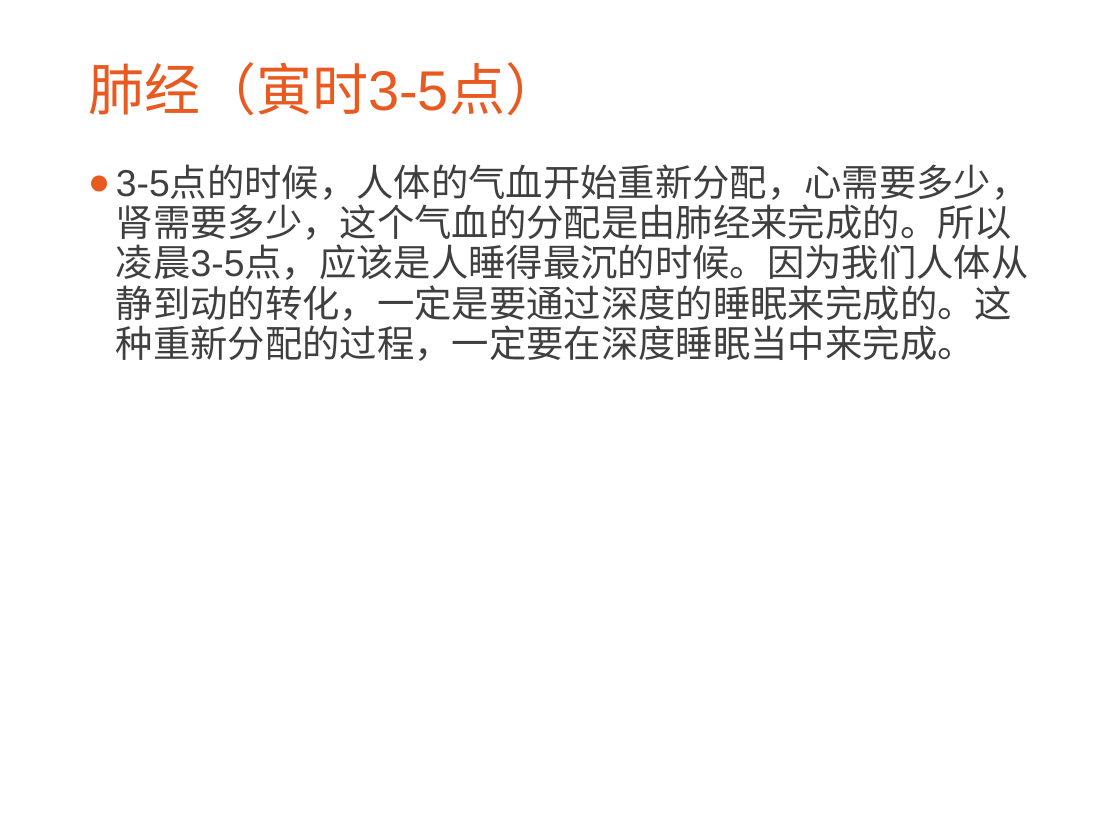
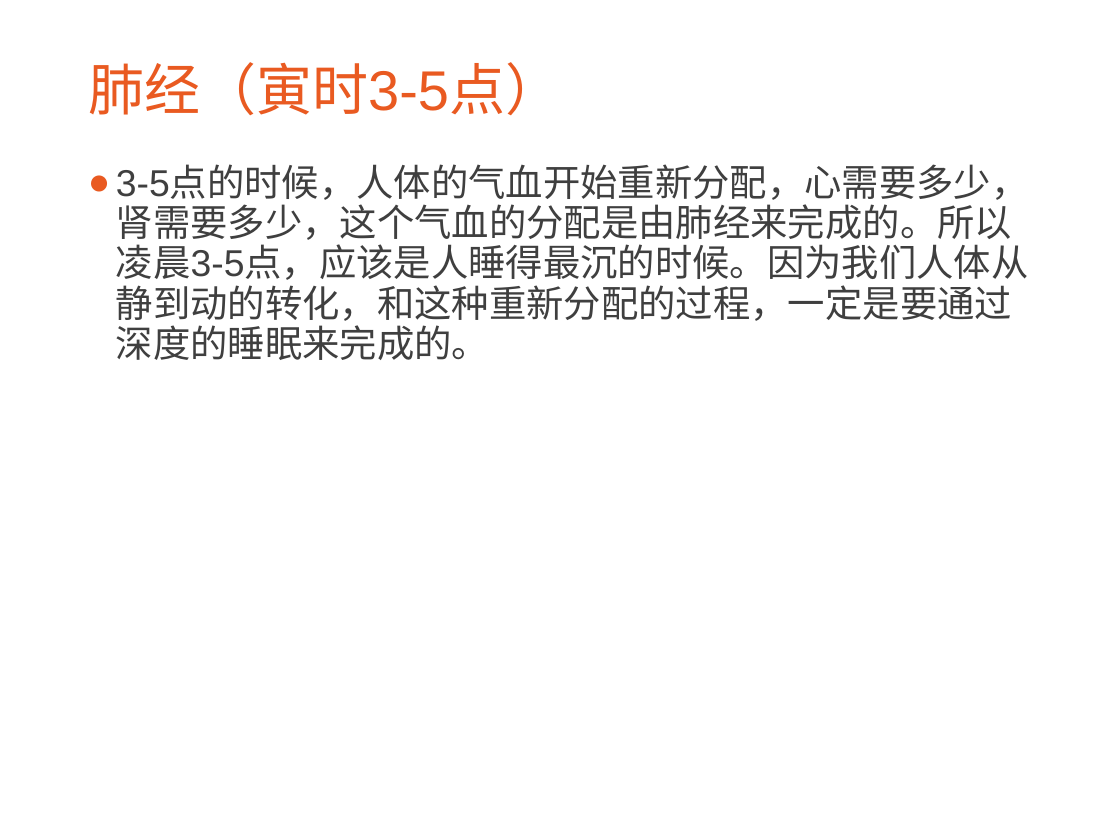
Before and after one commit to CatMan1994/file, a slide deck: slide 6 of 中医与养生分享会/中医与养生.ppt. Drawn at 1120x840 pixels with LibreOffice and Linux fonts; fonts in the diff are those of the drawing; background and template pictures are left out. Boxes give left, top, right and bottom in pixels: in the first picture for what was removed or moved away, otherwise in the second. Text is boxed around its words. In the diff, an @@ line names an element or a change of style, - is before the commit and + after.

```diff
--- a/中医与养生分享会/中医与养生.ppt
+++ b/中医与养生分享会/中医与养生.ppt
@@ text at (116, 166, 1029, 360): text changed @@
-● 3-5点的时候，人体的气血开始重新分配，心需要多少，肾需要多少，这个气血的分配是由肺经来完成的。所以凌晨3-5点，应该是人睡得最沉的时候。因为我们人体从静到动的转化，一定是要通过深度的睡眠来完成的。这种重新分配的过程，一定要在深度睡眠当中来完成。
+● 3-5点的时候，人体的气血开始重新分配，心需要多少，肾需要多少，这个气血的分配是由肺经来完成的。所以凌晨3-5点，应该是人睡得最沉的时候。因为我们人体从静到动的转化，和这种重新分配的过程，一定是要通过深度的睡眠来完成的。
```
Also in this commit, not shown: 4 other slides changed, 1 other file.
